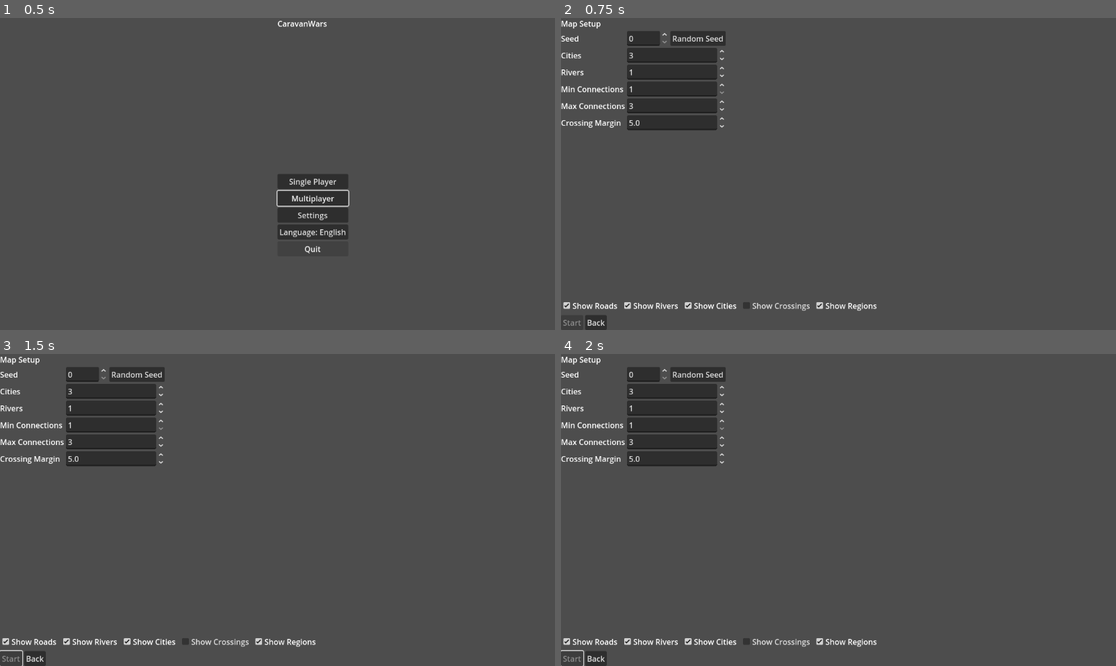
Above: before the commit, frames 1-4 (two rows, left to right).
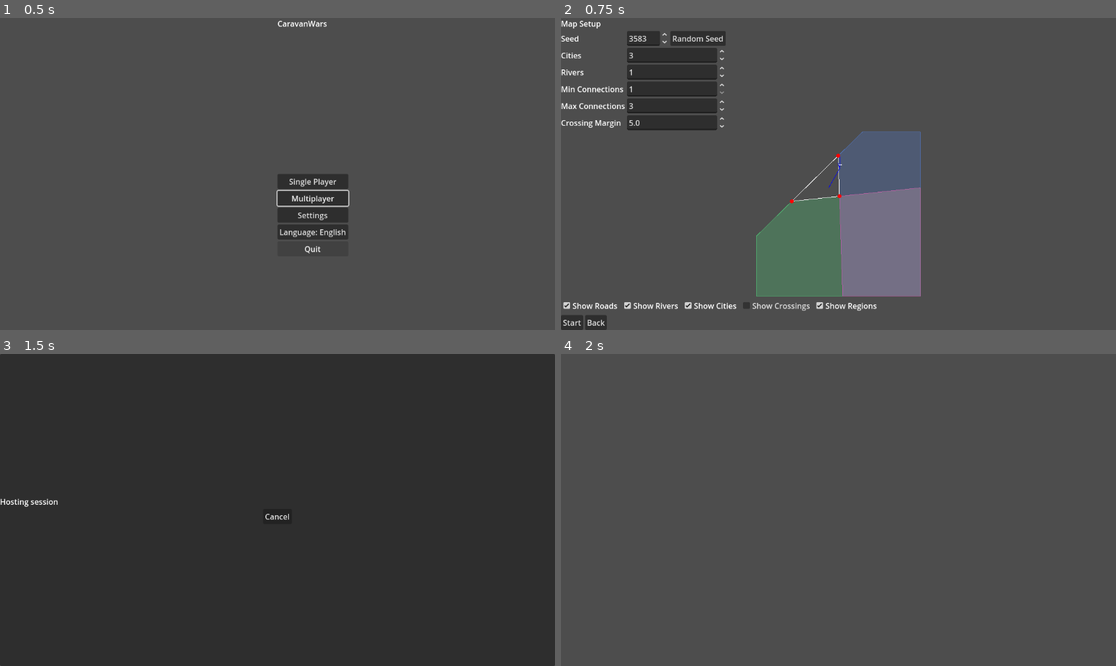
Above: after the commit, the same moments.

Repository: sepa79/CaravanWars
Game: Godot game, scene res://scenes/Main.tscn
Two runs of this game, one before a commit and one after it. Both use one fixed random seed, a clock stepped at 60 frames per second and the inputs below.
Inputs (mouse positions are in pixels of both pictures, inside the frame that each line leads up to):
- Up to frame 1 (0.5 s): no input
- Up to frame 2 (0.75 s): click "Single Player" at 0.5 s
- Up to frame 3 (1.5 s): click (11, 659) at 1.25 s, where only the run after the commit has a clickable "Start"
- Up to frame 4 (2 s): no input

Frame 1 is identical in both runs. In frame 2, 12% of the frame differs, in the area x 0-65%, y 5-99%; in frame 3, 95%, in the area x 0-100%, y 0-100%; in frame 4, 5.9%.
Error before the commit: Parse Error: Could not preload resource script "res://map/RoadNetwork.gd". (res://map/MapGenerator.gd:32)

Commit message:
fix: correct crossing length calculation

Diff:
--- a/game/map/RoadNetwork.gd
+++ b/game/map/RoadNetwork.gd
@@ -234,7 +234,7 @@
                 if city_edges.has(key):
                     var direct_id: int = city_edges[key]
                     var direct_len: float = nodes[a_id].pos2d.distance_to(nodes[b_id].pos2d)
-                    var crossing_len: float = nodes[a_id].pos2d.distance_to(nodes[cross_id].pos2d) +
+                    var crossing_len: float = nodes[a_id].pos2d.distance_to(nodes[cross_id].pos2d) + \
                         nodes[cross_id].pos2d.distance_to(nodes[b_id].pos2d)
                     if crossing_len - direct_len <= margin:
                         edges.erase(direct_id)
